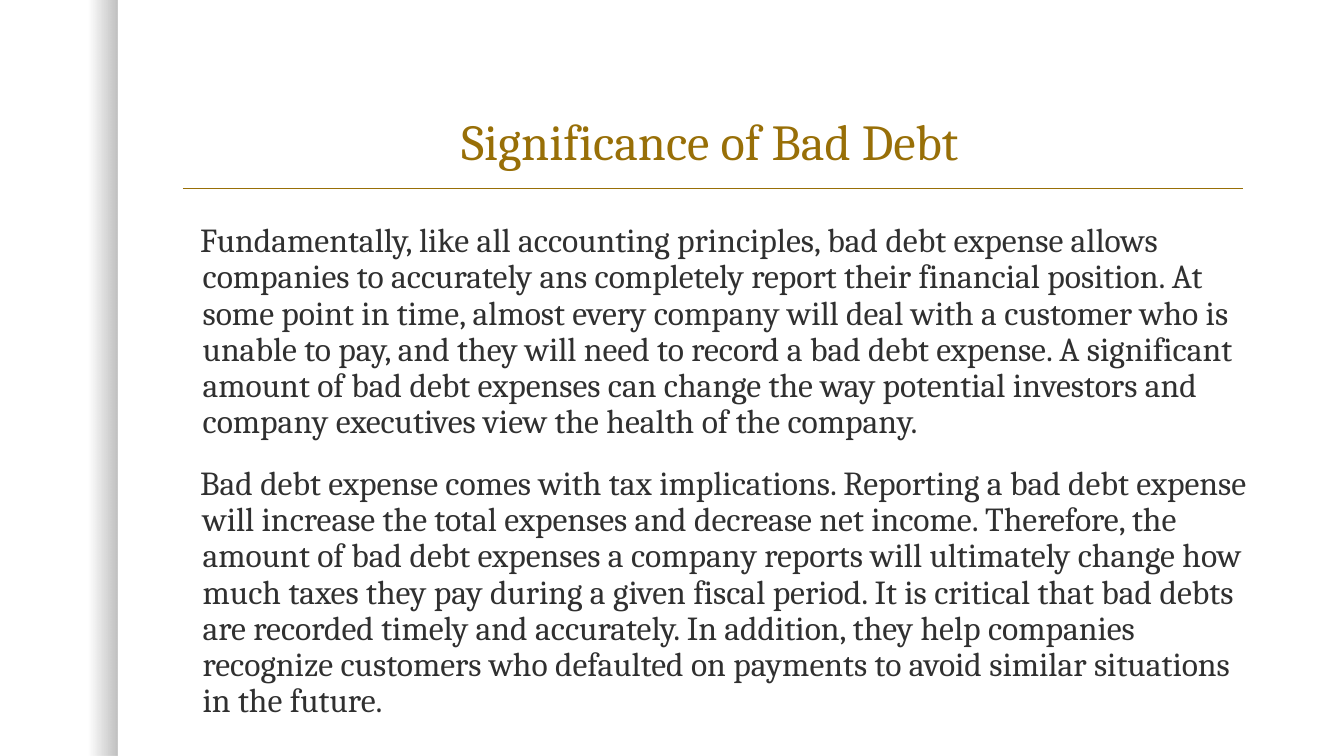
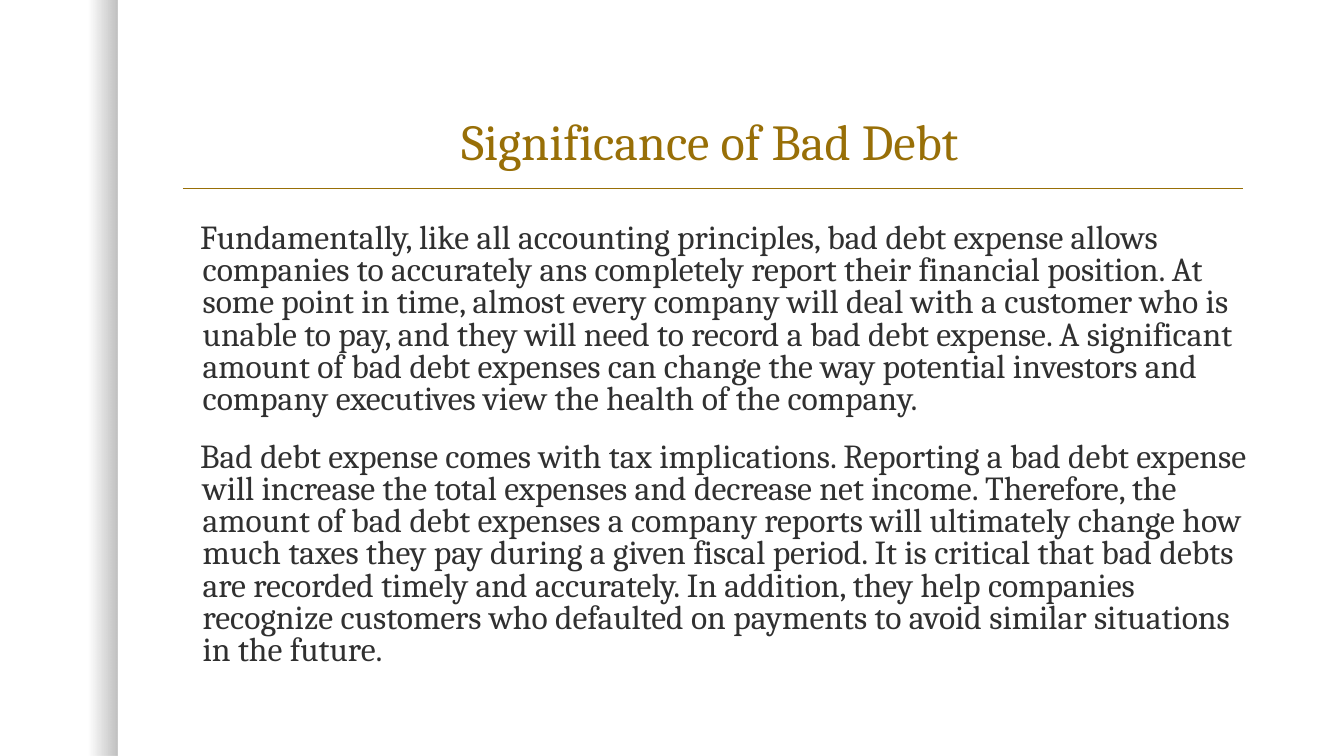
Before and after one commit to wallythep/accounting-ii, a slide deck: slide 2 of Chapter_13_Presentation.pptx (slide 3 before the commit). Drawn at 1344x756 pixels with LibreOffice and Linux fonts; fonts in the diff are those of the drawing; background and template pictures are left out. Boxes give left, top, right and bottom in pixels: in the first picture for what was removed or moved away, otherwise in the second. Text is boxed around its words. In the diff, an @@ line names an element or a change of style, - is before the commit and + after.

```diff
--- a/Chapter_13_Presentation.pptx
+++ b/Chapter_13_Presentation.pptx
@@ text "Fundamentally, like all accounting principles, ..." at bbox=[200, 225, 1246, 662]: line spacing 0.9 to 0.8 @@
```
Also in this commit, not shown: 6 other slides changed, 8 slides added, 4 slides removed, 3 other files.
